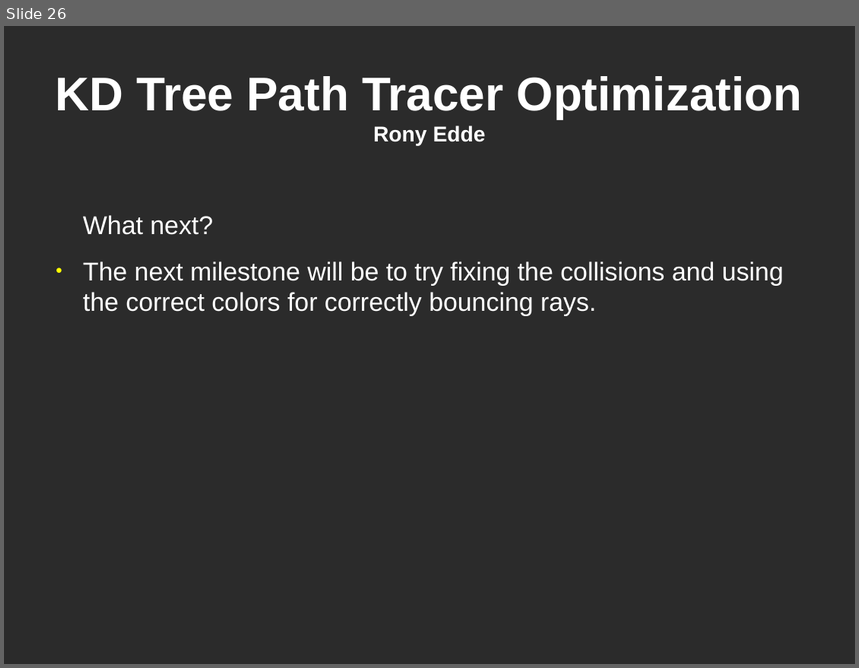
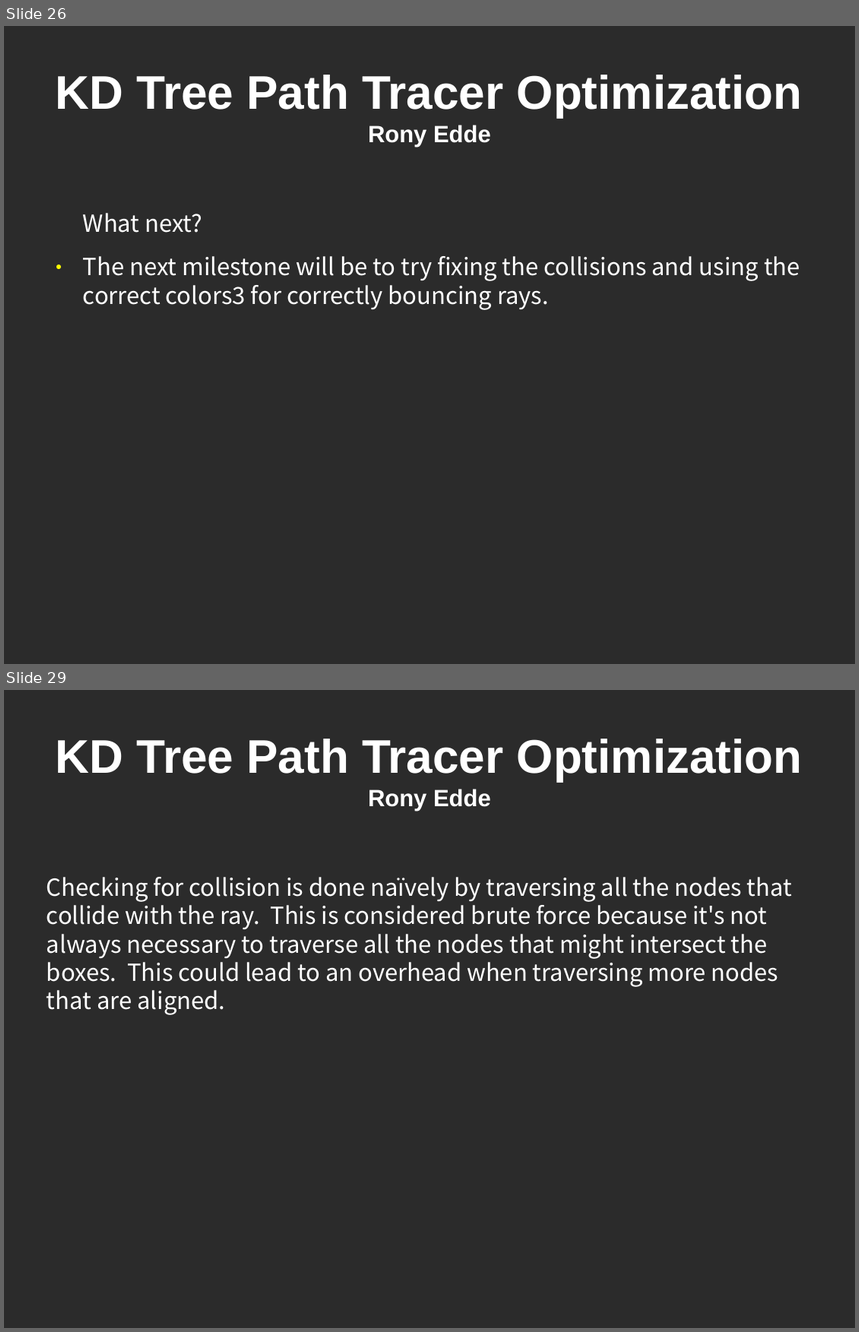
Before and after one commit to reddeupenn/kdtreePathTracerOptimization, a slide deck: presentation/presentation_1.odp. Shown one above the other, each under a label of ours: slide 26 before the commit, slides 26 and 29 after it; the slides between them are not shown. The pictures are 859x668 and 859x1332 pixels, drawn with LibreOffice and Linux fonts; fonts in the diff are those of the drawing; background and template pictures are left out; a plain dark background stands for a picture behind light text. Boxes give left, top, right and bottom in pixels: in the first picture for what was removed or moved away, otherwise in the second. Text is boxed around its words. In the diff, an @@ line names an element or a change of style, - is before the commit and + after.

```diff
--- a/presentation/presentation_1.odp
+++ b/presentation/presentation_1.odp
@@ slide 29 added at (4,690,855,1328), background picture (left out) @@
@@ title added at (56,739,803,811), 44 pt, text #FFFFFF, bold @@
+KD Tree Path Tracer Optimization
+Rony Edde
@@ text added at (47,877,792,1015), 22 pt, text #FFFFFF @@
+Checking for collision is done naïvely by traversing all the nodes that collide with the ray. This is considered brute force because it's not always necessary to traverse all the nodes that might intersect the boxes. This could lead to an overhead when traversing more nodes that are aligned.
@@ slide 26 changed as well @@
@@ title "KD Tree Path Tracer Optimization ..." at (56,75,803,147): size 20 to 22 pt in "Rony Edde" @@
@@ text at (83,213,203,233): size 24 to 22 pt, font Arial to Noto Sans CJK JP in "What next?" @@
@@ text at (83,256,800,310): text changed; size 24 to 22 pt; font Arial to Noto Sans CJK JP @@
-● The next milestone will be to try fixing the collisions and using the correct colors for correctly bouncing rays.
+● The next milestone will be to try fixing the collisions and using the correct colors3 for correctly bouncing rays.
```
Also in this commit, not shown: 25 other slides changed, 19 other slides added, 33 other files.
